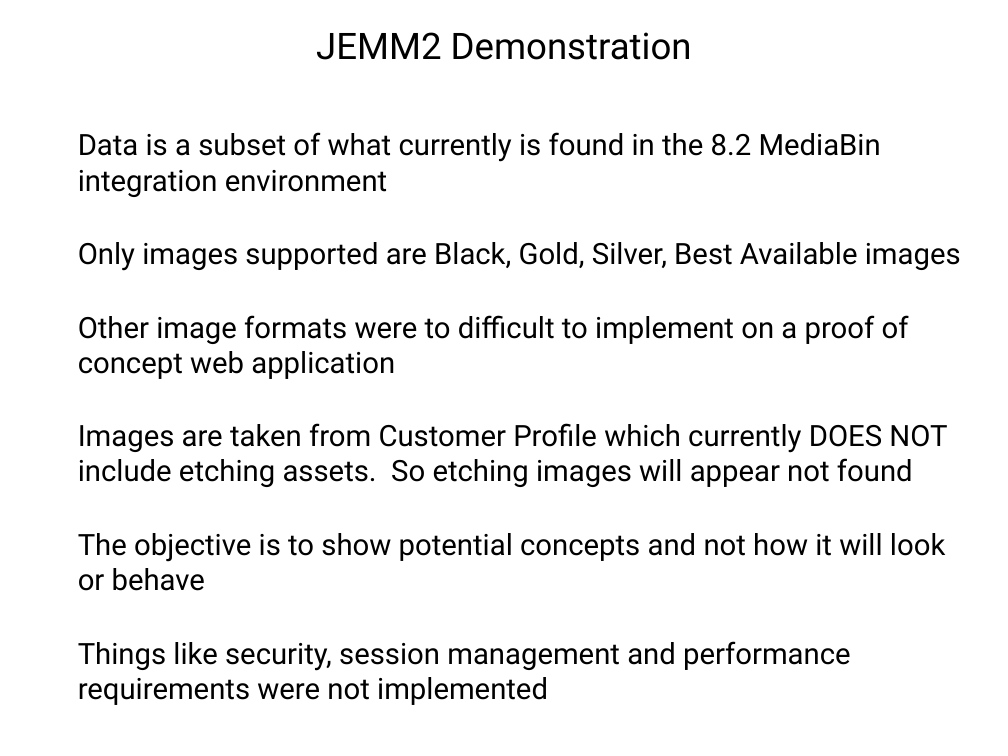
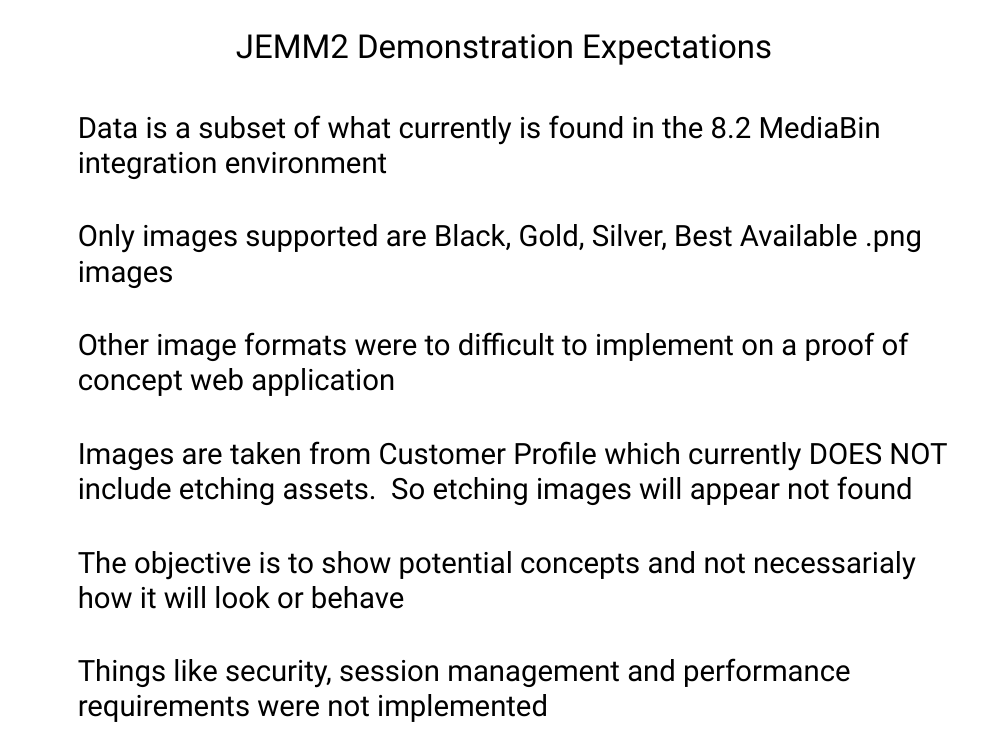
Before and after one commit to wshromoff/SOL, a slide deck: slide 16 of Files/Metadata_Groupings/Tables.pptx. Drawn at 1008x756 pixels with LibreOffice and Linux fonts; fonts in the diff are those of the drawing. Boxes give left, top, right and bottom in pixels: in the first picture for what was removed or moved away, otherwise in the second. Text is boxed around its words. In the diff, an @@ line names an element or a change of style, - is before the commit and + after.

```diff
--- a/Files/Metadata_Groupings/Tables.pptx
+++ b/Files/Metadata_Groupings/Tables.pptx
@@ title at bbox=[236, 34, 772, 65]: text changed; size 37.2 to 33.5 pt @@
-JEMM2 Demonstration
+JEMM2 Demonstration Expectations
@@ text at bbox=[78, 224, 922, 288]: text changed @@
-Only images supported are Black, Gold, Silver, Best Available images
+Only images supported are Black, Gold, Silver, Best Available .png images
@@ text at bbox=[78, 551, 916, 609]: text changed @@
-The objective is to show potential concepts and not how it will look or behave
+The objective is to show potential concepts and not necessarialy how it will look or behave
```
Also in this commit, not shown: 9 other slides changed, 1 slide added, 2 other files.
